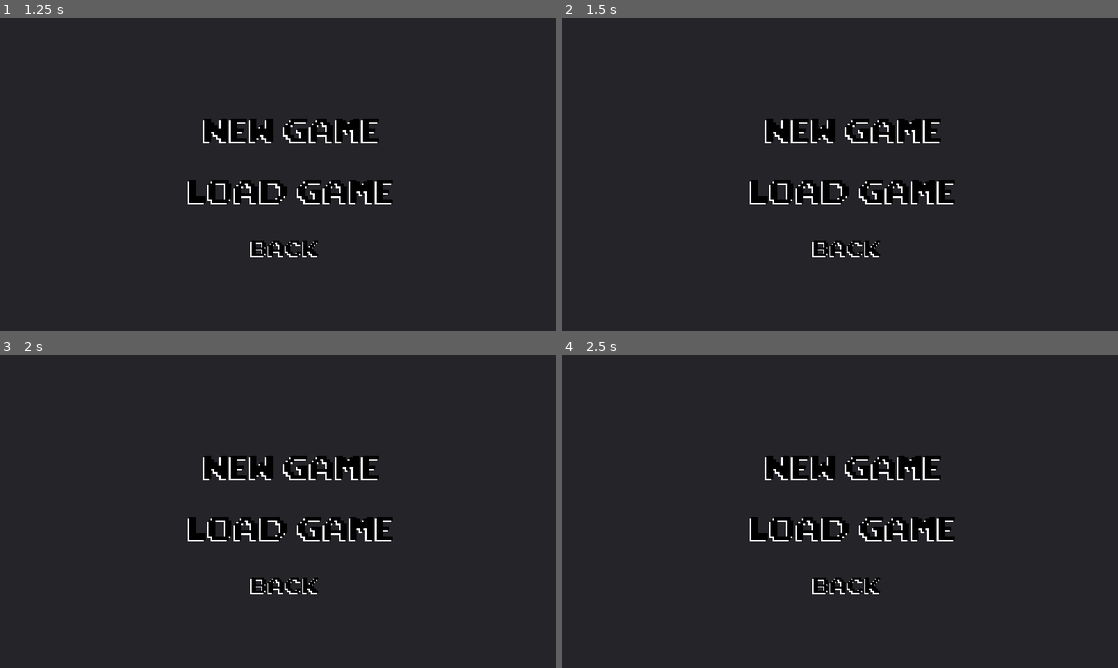
Above: before the commit, frames 1-4 (two rows, left to right).
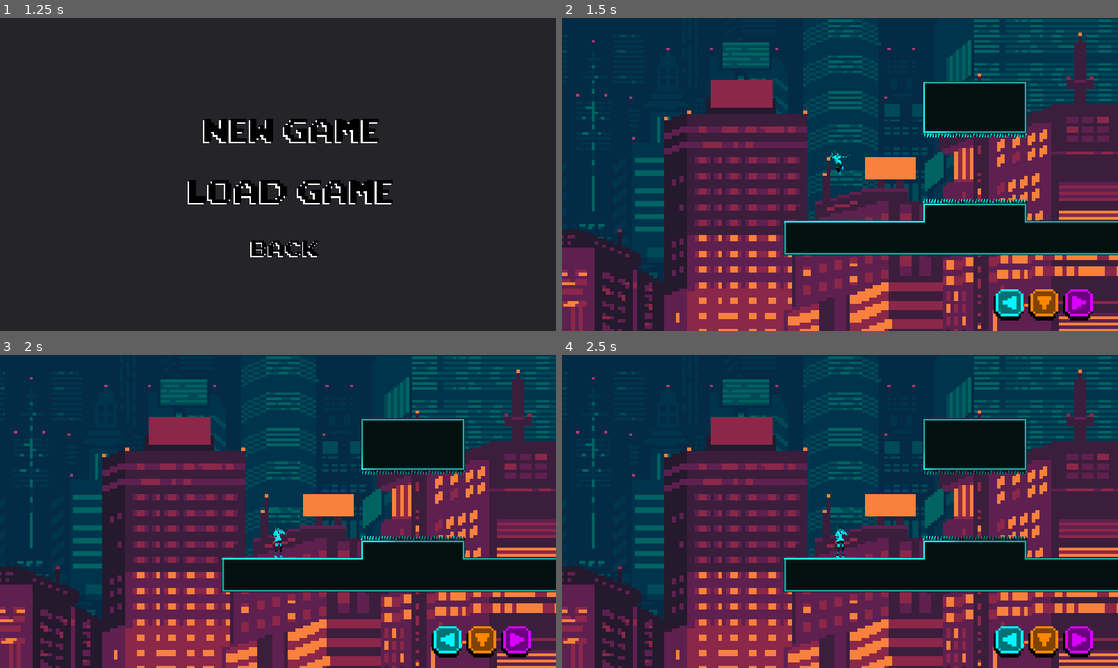
Above: after the commit, the same moments.

Repository: ivancdlarrain/olaGames
Game: Godot game, scene res://scenes/menus/Main_menu.tscn
Same seed, same stepped clock (60 frames per second), same inputs: the game is played once before the commit and once after it.
Inputs (mouse positions are in pixels of both pictures, inside the frame that each line leads up to):
- Up to frame 1 (1.25 s): click (283, 193) at 0.5 s
- Up to frame 2 (1.5 s): click (851, 193) at 1.25 s
- Up to frame 3 (2 s): no input
- Up to frame 4 (2.5 s): click (851, 467) at 2.02 s

Frame 1 is identical in both runs. In frame 2, 81% of the frame differs, in the area x 0-100%, y 0-100%; in frame 3, 81%; in frame 4, 81%.
Error before the commit: not all arguments converted during string formatting in operator '%'. (res://scripts/save.gd:5)

Commit message:
Revert "more changes to save"
This reverts commit 4d3c3339d02ce36c4bb325a70d193616594fe6ef.

Diff:
--- a/scripts/save.gd
+++ b/scripts/save.gd
@@ -1,15 +1,16 @@
 extends Node
 
-var save_path = "res://data/savegames/savegame.json"
+const SAVE_PATH = "res://data/savegames/savegame.json"
 
-var SAVE_SLOTS = [save_path%1, save_path%2, save_path%3]
+var save_slots = []
 
 
 func _ready():
 	pass
 
-func save_game(slot: int):
-
+func save_game():
+#	if save_slot_used():
+#		pass
 	var save_dict = {}
 	var nodes_to_save = get_tree().get_nodes_in_group("saveable")
 	for node in nodes_to_save:
@@ -17,18 +18,18 @@
 		pass
 
 	var savefile = File.new()
-	savefile.open(SAVE_SLOTS[slot - 1], File.READ)
+	savefile.open(SAVE_PATH, File.READ)
 
 	savefile.store_line(to_json(save_dict))
 	savefile.close()
 
-func load_game(slot: int):
+func load_game():
 	print("Loading Game")
 	var savefile = File.new()
-	if not savefile.file_exists(SAVE_SLOTS[slot - 1]):
+	if not savefile.file_exists(SAVE_PATH):
 		return
 
-	savefile.open(SAVE_SLOTS[slot - 1], File.READ)
+	savefile.open(SAVE_PATH, File.READ)
 	var save_data = {}
 	save_data = JSON.parse(savefile.get_as_text()).result
 
@@ -44,10 +45,6 @@
 
 	savefile.close()
 
-func save_slot_used(slot: int):
-	var savefile = File.new()
-	savefile.open(SAVE_SLOTS[slot - 1], File.READ)
-	if savefile.file_exists(SAVE_SLOTS[slot - 1]):
-		savefile.close()
+func save_slot_used(savefile: File):
+	if savefile.file_exists(SAVE_PATH):
 		return true
-	return false
